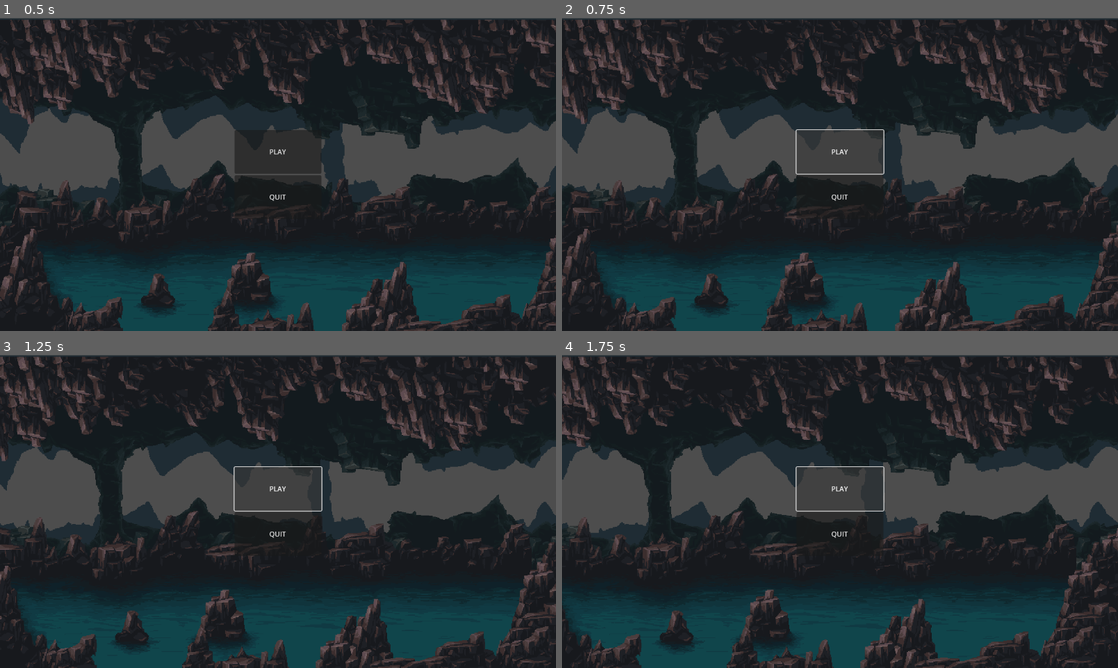
Above: before the commit, frames 1-4 (two rows, left to right).
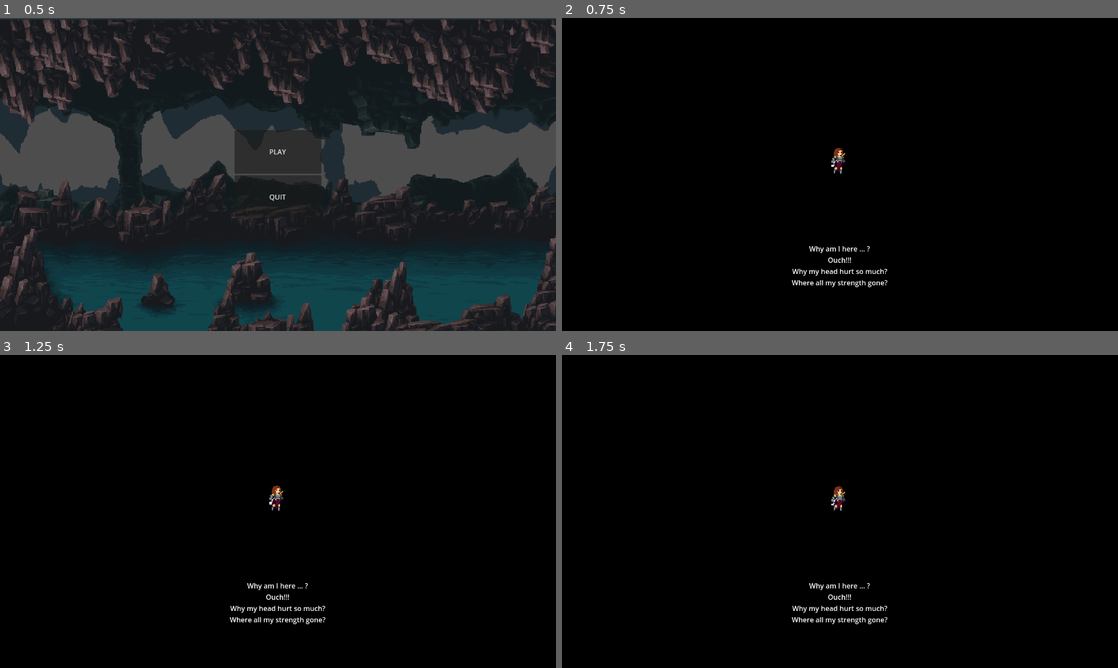
Above: after the commit, the same moments.

Repository: davidwkw/42KL_gamejam_2023_metroidvania
Game: Godot game, scene res://main.tscn
Two runs of this game, one before a commit and one after it. Both use one fixed random seed, a clock stepped at 60 frames per second and the inputs below.
Inputs (mouse positions are in pixels of both pictures, inside the frame that each line leads up to):
- Up to frame 1 (0.5 s): no input
- Up to frame 2 (0.75 s): click "PLAY" at 0.5 s
- Up to frame 3 (1.25 s): no input
- Up to frame 4 (1.75 s): click (840, 489) at 1.25 s, where only the run before the commit has a clickable "PLAY"

Frame 1 is identical in both runs. In frame 2, 100% of the frame differs, in the area x 0-100%, y 0-100%; in frame 3, 100%; in frame 4, 100%.

Commit message:
bugfix: resolve script finding errors after folder restructure

Diff:
--- a/cutscenes/intro.gd
+++ b/cutscenes/intro.gd
@@ -2,4 +2,4 @@
 
 func _input(event):
 	if event is InputEventKey and event.is_pressed():
-		get_tree().change_scene_to_file("res://tutorial.tscn")
+		get_tree().change_scene_to_file("res://maps/tutorial.tscn")
--- a/cutscenes/intro.tscn
+++ b/cutscenes/intro.tscn
@@ -1,8 +1,8 @@
 [gd_scene load_steps=8 format=3 uid="uid://b3rl6ijae32yb"]
 
-[ext_resource type="Script" path="res://intro.gd" id="1_ln8n6"]
-[ext_resource type="PackedScene" uid="uid://b4f42m1tqpibv" path="res://Player/Player.tscn" id="1_v3xqo"]
-[ext_resource type="PackedScene" uid="uid://ccu3iyiddq0k2" path="res://textbox.tscn" id="2_o04mj"]
+[ext_resource type="Script" path="res://cutscenes/intro.gd" id="1_ln8n6"]
+[ext_resource type="PackedScene" uid="uid://b4f42m1tqpibv" path="res://player/Player.tscn" id="1_v3xqo"]
+[ext_resource type="PackedScene" uid="uid://ccu3iyiddq0k2" path="res://ui/textbox.tscn" id="2_o04mj"]
 
 [sub_resource type="RectangleShape2D" id="RectangleShape2D_8fk78"]
 size = Vector2(33, 35.5)
--- a/environment/player_spawner.gd
+++ b/environment/player_spawner.gd
@@ -1,7 +1,7 @@
 extends Node2D
 
 
-var player_scene = preload("res://Player/Player.tscn")
+var player_scene = preload("res://player/Player.tscn")
 var player = null
 
 func _process(_delta):
--- a/environment/player_spawner.tscn
+++ b/environment/player_spawner.tscn
@@ -1,6 +1,6 @@
 [gd_scene load_steps=2 format=3 uid="uid://cfg42c2e8e6q"]
 
-[ext_resource type="Script" path="res://player_spawner.gd" id="1_5erte"]
+[ext_resource type="Script" path="res://environment/player_spawner.gd" id="1_5erte"]
 
 [node name="Node2D" type="Node2D"]
 script = ExtResource("1_5erte")
--- a/main.gd
+++ b/main.gd
@@ -4,4 +4,4 @@
 	get_tree().quit()
 
 func _on_play_pressed():
-	get_tree().change_scene_to_file("res://intro.tscn")
+	get_tree().change_scene_to_file("res://cutscenes/intro.tscn")
--- a/maps/tutorial.tscn
+++ b/maps/tutorial.tscn
@@ -4,8 +4,8 @@
 [ext_resource type="Texture2D" uid="uid://m6u8faoxr566" path="res://assets/PixelFantasy_Caves_1.0/background2.png" id="2_2w871"]
 [ext_resource type="Texture2D" uid="uid://dir2fl6hrhita" path="res://assets/PixelFantasy_Caves_1.0/background3.png" id="3_2vgei"]
 [ext_resource type="Texture2D" uid="uid://d26kahsvsatqr" path="res://assets/PixelFantasy_Caves_1.0/mainlev_build.png" id="4_xtwnk"]
-[ext_resource type="PackedScene" uid="uid://cfg42c2e8e6q" path="res://player_spawner.tscn" id="5_6f37l"]
-[ext_resource type="Script" path="res://respawn.gd" id="6_e6xpe"]
+[ext_resource type="PackedScene" uid="uid://cfg42c2e8e6q" path="res://environment/player_spawner.tscn" id="5_6f37l"]
+[ext_resource type="Script" path="res://environment/respawn.gd" id="6_e6xpe"]
 
 [sub_resource type="TileSetAtlasSource" id="TileSetAtlasSource_7hgh6"]
 texture = ExtResource("4_xtwnk")
